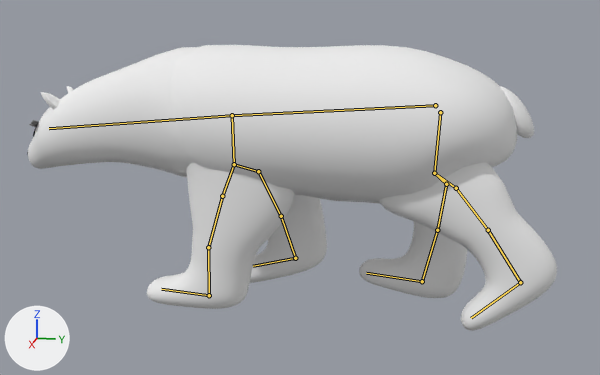
A saved change to the glTF model Assets/Models/Poley.glb.
Rendered twice from a 50 mm lens placed at (7.82, 1.85, 3.15), pointed at (0.0, 0.28, 1.2). Arrows for +X, +Y and +Z are at lower left; the lights stay in place. The older version comes first. Both versions are drawn at frame 12 of the action 'Walk'; the numbers are the values there. The bones that bend it are drawn over the model as lines.
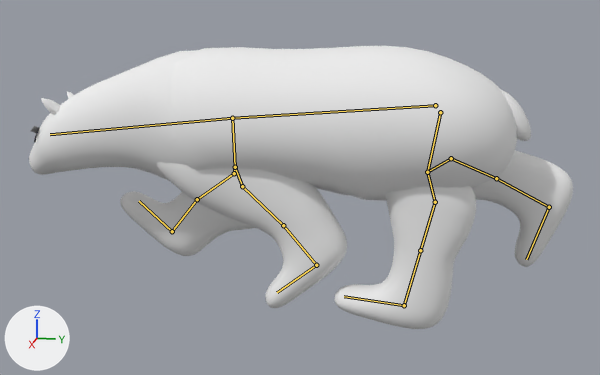
What differs and where, as boxes (x1, y1, x2, y2) in the pictures (600 x 375 px):
'Cube.001', posed
    before: (171, 45, 534, 204)
    after: (170, 46, 531, 201)
'Cube.008', posed
    before: (379, 163, 557, 331)
    after: (334, 186, 476, 329)
'Cube.003', posed (29% wider)
    before: (147, 162, 294, 309)
    after: (157, 162, 347, 308)
'Cube.005', posed
    before: (27, 47, 198, 177)
    after: (29, 50, 197, 181)
'Cube.009', posed
    before: (359, 221, 467, 298)
    after: (472, 150, 573, 267)
'Cube.006', posed
    before: (250, 195, 327, 283)
    after: (120, 191, 255, 256)
bone 'Bone.001', root to tip
    before: (435, 105) to (232, 115)
    after: (435, 105) to (232, 118)
bone 'Bone.003_L', root to tip
    before: (234, 164) to (222, 196)
    after: (235, 167) to (242, 186)
bone 'Bone.003_L.002', root to tip
    before: (208, 247) to (209, 295)
    after: (283, 225) to (316, 265)
bone 'Bone.003_R', root to tip
    before: (234, 164) to (258, 171)
    after: (235, 167) to (234, 173)
bone 'Bone.003_R.002', root to tip
    before: (281, 216) to (295, 258)
    after: (197, 199) to (172, 231)
bone 'Bone.004', root to tip
    before: (440, 112) to (434, 173)
    after: (440, 112) to (427, 172)
bone 'Bone.004_L', root to tip
    before: (434, 173) to (456, 188)
    after: (427, 172) to (435, 202)
bone 'Bone.004_L.002', root to tip
    before: (488, 230) to (520, 282)
    after: (420, 250) to (404, 305)
bone 'Bone.004_R', root to tip
    before: (434, 173) to (446, 184)
    after: (427, 172) to (451, 158)

The edits, one by one:
Bone 'Bone.001' (bone_bone_001) turns from (1, 0, 0) to (2, 0, 0) degrees about its own x, y and z.
Bone 'Bone.003_L' (bone_bone_003_l) turns from (-7, -15, 5) to (18, 43, -4) degrees about its own x, y and z.
Bone 'Bone.003_L.002' (bone_bone_003_l_002) turns from (12, 1, -1) to (-11, 0, 1) degrees about its own x, y and z.
Bone 'Bone.003_R' (bone_bone_003_r) turns from (9, -22, 4) to (-35, 45, -28) degrees about its own x, y and z.
Bone 'Bone.003_R.002' (bone_bone_003_r_002) turns from (-11, 0, -1) to (12, -1, 1) degrees about its own x, y and z.
Bone 'Bone.004' (bone_bone_004) turns from (7, 0, 0) to (0, 0, 0) degrees about its own x, y and z.
Bone 'Bone.004_L' (bone_bone_004_l) turns from (15, 28, -2) to (-7, -12, 3) degrees about its own x, y and z.
Bone 'Bone.004_L.002' (bone_bone_004_l_002) turns from (-5, 0, -2) to (0, 0, 0) degrees about its own x, y and z.
Bone 'Bone.004_R' (bone_bone_004_r) turns from (-8, 13, -3) to (43, -58, -12) degrees about its own x, y and z.
